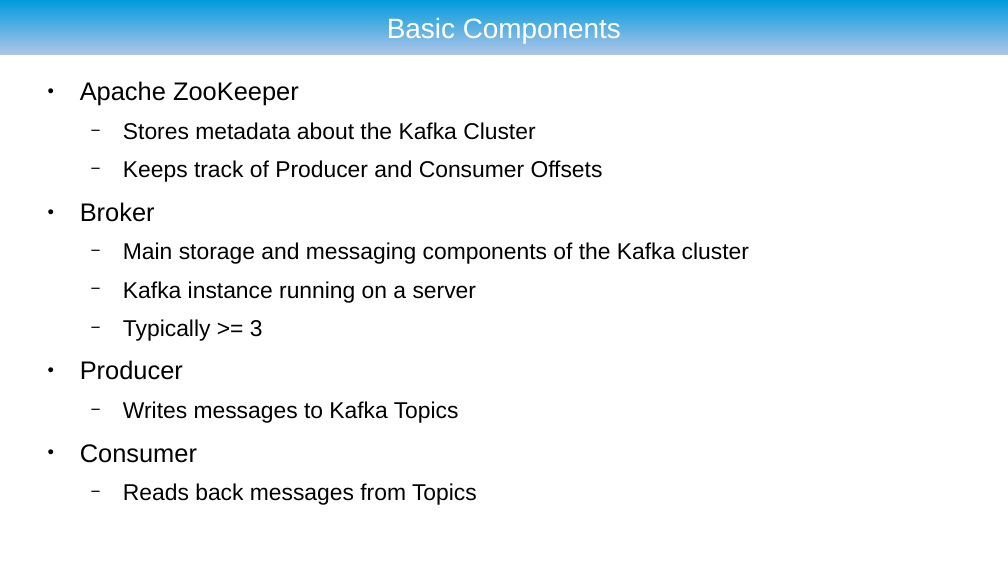
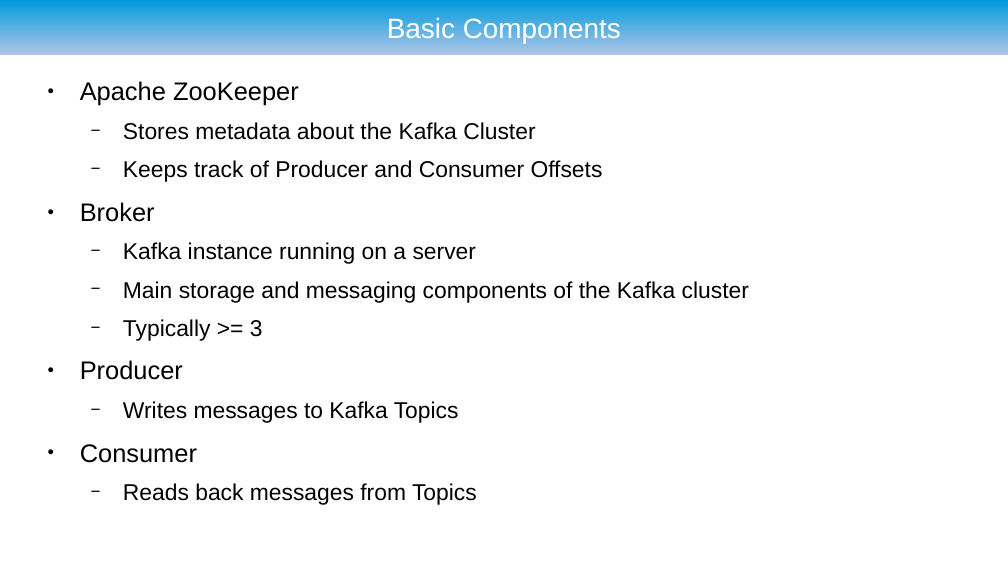
Before and after one commit to ryzlab/kafka-kompetensdag, a slide deck: slide 10 of doc/presentation.odp. Drawn at 1008x567 pixels with LibreOffice and Linux fonts; fonts in the diff are those of the drawing; background and template pictures are left out. Boxes give left, top, right and bottom in pixels: in the first picture for what was removed or moved away, otherwise in the second. Text is boxed around its words. In the diff, an @@ line names an element or a change of style, - is before the commit and + after.

```diff
--- a/doc/presentation.odp
+++ b/doc/presentation.odp
@@ text at bbox=[123, 242, 476, 264]: paragraph added @@
+  − Kafka instance running on a server
@@ text at bbox=[123, 281, 476, 303]: paragraph removed @@
-  − Kafka instance running on a server
```
Also in this commit, not shown: 2 other slides changed, 1 slide added.
